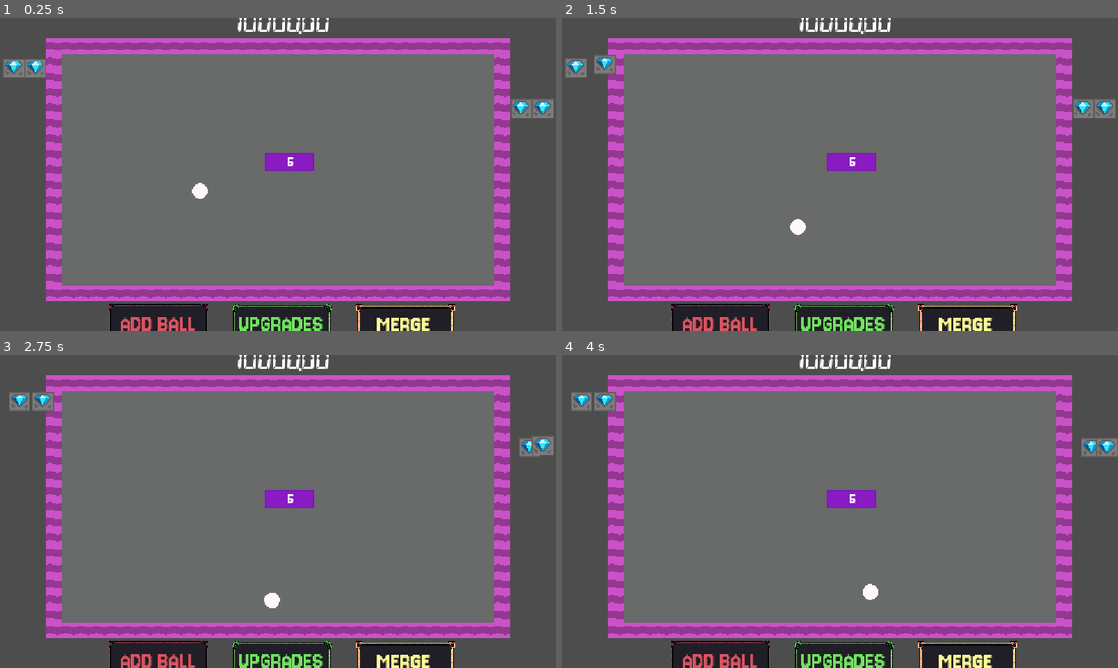
Above: before the commit, frames 1-4 (two rows, left to right).
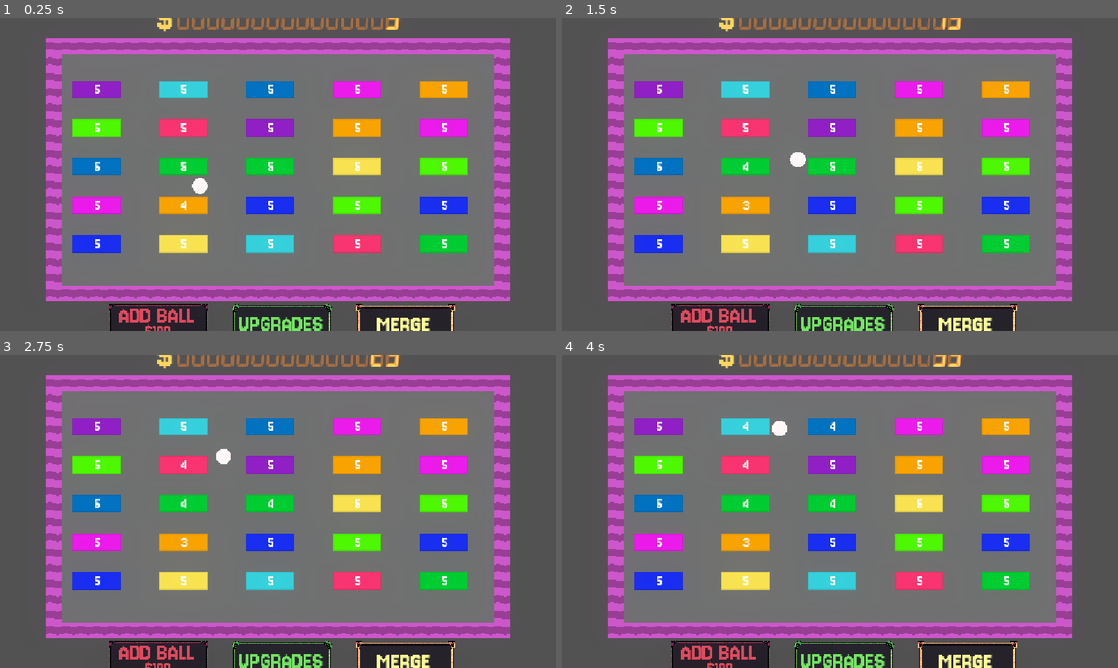
Above: after the commit, the same moments.

Repository: LeviathanGamez/Ouroborb
Game: Godot game, scene res://scenes/Game.tscn
The game is run twice, just before and just after one commit, with the same random seed, the same clock (stepped at 60 frames per second) and the same inputs.
Inputs (mouse positions are in pixels of both pictures, inside the frame that each line leads up to):
- Up to frame 1 (0.25 s): no input
- Up to frame 2 (1.5 s): tap Enter at 0.5 s; move the mouse to (595, 68) at 0.52 s; hold Right 0.53-1.28 s; click (595, 68) at 0.6 s; move the mouse to (578, 68) at 1.27 s; hold Down from 1.28 s (still down); tap Alt at 1.35 s; click (578, 68) at 1.42 s
- Up to frame 3 (2.75 s): move the mouse to (522, 445) at 2.02 s; release Down at 2.03 s; hold Right from 2.03 s (still down); tap Shift at 2.1 s; click (522, 445) at 2.17 s
- Up to frame 4 (4 s): move the mouse to (1106, 445) at 2.77 s; release Right at 2.78 s; hold Up 2.78-3.53 s; click (1106, 445) at 2.85 s; move the mouse to (1006, 558) at 3.52 s; hold Left from 3.53 s (still down); tap Alt at 3.6 s

The runs differ from the first frame. In frame 1, 15% of the frame differs, in the area x 0-100%, y 0-100%; in frame 2, 15%; in frame 3, 15%; in frame 4, 15%.

Commit message:
Added Money counting, block spawning
Added money counting when hitting blocks, block spawning over time and becoming stronger, edited global game manager and changed code structure.

Diff:
--- a/new-game-project/project.godot
+++ b/new-game-project/project.godot
@@ -15,6 +15,10 @@
 config/features=PackedStringArray("4.6", "Forward Plus")
 config/icon="res://assets/sprites/icon.svg"
 
+[autoload]
+
+GlobalGameManager="*uid://cio0fb4lvwrvn"
+
 [display]
 
 window/size/mode=3
@@ -24,6 +28,10 @@
 [editor_plugins]
 
 enabled=PackedStringArray("res://addons/godot_super-wakatime/plugin.cfg")
+
+[global_group]
+
+Colliders=""
 
 [input]
 
--- a/new-game-project/scenes/Game.tscn
+++ b/new-game-project/scenes/Game.tscn
@@ -1653,6 +1653,14 @@
 sources/3 = SubResource("TileSetAtlasSource_2rd6h")
 sources/4 = SubResource("TileSetAtlasSource_7ua8r")
 
+[sub_resource type="Environment" id="Environment_2rd6h"]
+background_mode = 3
+glow_enabled = true
+glow_levels/1 = 1.0
+glow_levels/2 = 0.6
+glow_intensity = 0.6
+glow_bloom = 0.2
+
 [node name="Game" type="Node2D" unique_id=1228916069]
 
 [node name="GameManager" type="Node" parent="." unique_id=1867276768]
@@ -1679,19 +1687,19 @@
 position = Vector2(399, 343)
 
 [node name="Diamond" parent="." unique_id=389597781 instance=ExtResource("4_78awf")]
-position = Vector2(74, 104)
+position = Vector2(136, -108)
 
 [node name="Diamond2" parent="." unique_id=580665576 instance=ExtResource("4_78awf")]
-position = Vector2(29, 104)
+position = Vector2(51, -102)
 
 [node name="Diamond3" parent="." unique_id=1915135710 instance=ExtResource("4_78awf")]
-position = Vector2(1080, 188)
+position = Vector2(-50, -106)
 
 [node name="Diamond4" parent="." unique_id=480345026 instance=ExtResource("4_78awf")]
-position = Vector2(1125, 188)
+position = Vector2(-5, -106)
 
 [node name="Background" parent="." unique_id=157265212 instance=ExtResource("5_s0nni")]
-position = Vector2(1613, 61)
+position = Vector2(1381, -3)
 
 [node name="Buttons" type="Node" parent="." unique_id=100162608]
 
@@ -1721,22 +1729,66 @@
 text = "MERGE"
 
 [node name="Add Ball" type="Label" parent="Buttons" unique_id=1196112557]
-offset_left = 250.0
-offset_top = 605.0
-offset_right = 425.0
-offset_bottom = 661.0
-theme_override_colors/font_color = Color(0.8627451, 0.32941177, 0.38431373, 1)
+offset_left = 246.0
+offset_top = 588.0
+offset_right = 421.0
+offset_bottom = 646.0
+theme_override_colors/font_color = Color(0.8636066, 0.28491607, 0.3585585, 1)
 theme_override_fonts/font = ExtResource("11_3xj3m")
-theme_override_font_sizes/font_size = 52
+theme_override_font_sizes/font_size = 53
 text = "ADD BALL"
 
+[node name="Price" type="Label" parent="Buttons/Add Ball" unique_id=1576622067]
+layout_mode = 0
+offset_left = -18.0
+offset_top = 39.0
+offset_right = 181.0
+offset_bottom = 97.0
+theme_override_colors/font_color = Color(0.8636066, 0.28491607, 0.3585585, 1)
+theme_override_fonts/font = ExtResource("11_3xj3m")
+theme_override_font_sizes/font_size = 39
+text = "$10000000"
+horizontal_alignment = 1
+
 [node name="Counter" type="Node" parent="." unique_id=1817167953]
 
 [node name="Label" type="Label" parent="Counter" unique_id=1344619377]
-offset_left = 472.0
-offset_top = -24.0
-offset_right = 682.0
-offset_bottom = 42.0
+offset_left = 346.0
+offset_top = -32.0
+offset_right = 827.0
+offset_bottom = 37.0
+theme_override_colors/font_color = Color(1, 0.83137256, 0.3529412, 1)
+theme_override_colors/font_shadow_color = Color(1, 0.5411765, 0.16470589, 0.8)
+theme_override_constants/shadow_offset_x = 0
+theme_override_constants/shadow_offset_y = 0
+theme_override_constants/shadow_outline_size = 6
 theme_override_fonts/font = ExtResource("12_mcffj")
-theme_override_font_sizes/font_size = 64
-text = "10000.00"
+theme_override_font_sizes/font_size = 66
+text = "0"
+horizontal_alignment = 2
+
+[node name="Label2" type="Label" parent="Counter" unique_id=590759194]
+modulate = Color(1, 1, 1, 0.46666667)
+z_index = -1
+offset_left = 363.0
+offset_top = -32.0
+offset_right = 827.0
+offset_bottom = 49.0
+theme_override_colors/font_color = Color(1, 0.5411765, 0.16470589, 1)
+theme_override_fonts/font = ExtResource("12_mcffj")
+theme_override_font_sizes/font_size = 66
+text = "000000000000000"
+horizontal_alignment = 2
+
+[node name="DollarSign" type="Label" parent="Counter" unique_id=102706909]
+offset_left = 325.0
+offset_top = -47.0
+offset_right = 365.0
+offset_bottom = 47.0
+theme_override_colors/font_color = Color(1, 0.83137256, 0.3529412, 1)
+theme_override_fonts/font = ExtResource("11_3xj3m")
+theme_override_font_sizes/font_size = 86
+text = "$"
+
+[node name="WorldEnvironment" type="WorldEnvironment" parent="." unique_id=760016774]
+environment = SubResource("Environment_2rd6h")
--- a/new-game-project/scenes/scroll.gdshader
+++ b/new-game-project/scenes/scroll.gdshader
@@ -1,7 +1,7 @@
 shader_type canvas_item;
 
-uniform float speed_x = 0.03;
-uniform float speed_y = 0.01;
+uniform float speed_x = 0.005;
+uniform float speed_y = 0.003;
 void vertex() {
 	UV.x += TIME * speed_x;
 	UV.y += TIME * speed_y;
--- a/new-game-project/scenes/tile.tscn
+++ b/new-game-project/scenes/tile.tscn
@@ -1,21 +1,19 @@
 [gd_scene format=3 uid="uid://cwxktwalgqn2n"]
 
 [ext_resource type="Texture2D" uid="uid://bsoyrde6avwrh" path="res://assets/sprites/Tile.png" id="1_3dk36"]
+[ext_resource type="Script" uid="uid://mx5wm5i86dp7" path="res://scripts/tile.gd" id="1_jy7pm"]
 [ext_resource type="FontFile" uid="uid://u66y04ig1tku" path="res://assets/fonts/Jersey10-Regular copy.ttf" id="2_ywnoi"]
 
-[sub_resource type="RectangleShape2D" id="RectangleShape2D_ywnoi"]
+[sub_resource type="PhysicsMaterial" id="PhysicsMaterial_ywnoi"]
+
+[sub_resource type="RectangleShape2D" id="RectangleShape2D_jy7pm"]
 size = Vector2(100, 36)
 
-[node name="Tile" type="Node2D" unique_id=157253941]
+[node name="Tile" type="Node2D" unique_id=157253941 groups=["Colliders"]]
+script = ExtResource("1_jy7pm")
 
 [node name="Sprite2D" type="Sprite2D" parent="." unique_id=350431628]
 texture = ExtResource("1_3dk36")
-
-[node name="Area2D" type="Area2D" parent="." unique_id=1624811946]
-
-[node name="CollisionShape2D" type="CollisionShape2D" parent="Area2D" unique_id=1456993930]
-position = Vector2(0, -2)
-shape = SubResource("RectangleShape2D_ywnoi")
 
 [node name="Label" type="Label" parent="." unique_id=1276945300]
 offset_left = -4.0
@@ -25,3 +23,10 @@
 theme_override_fonts/font = ExtResource("2_ywnoi")
 theme_override_font_sizes/font_size = 32
 text = "5"
+
+[node name="StaticBody2D" type="StaticBody2D" parent="." unique_id=1712634179]
+physics_material_override = SubResource("PhysicsMaterial_ywnoi")
+
+[node name="CollisionShape2D" type="CollisionShape2D" parent="StaticBody2D" unique_id=997628684]
+position = Vector2(0, -2)
+shape = SubResource("RectangleShape2D_jy7pm")
--- a/new-game-project/scripts/character_body_2d.gd
+++ b/new-game-project/scripts/character_body_2d.gd
@@ -8,10 +8,22 @@
 func _ready():
 	velocity = Vector2(1,1)
 
+func damage(collided):
+	collided.value -= 1
+	GlobalGameManager.money += 5
+
+
 func _physics_process(delta: float) -> void:
 
 
 	var collision = move_and_collide(velocity)
 	if collision:
 		velocity = velocity.bounce(collision.get_normal())
+
+		var collided = collision.get_collider()
+		var collided_parent = collided.get_parent()
+
+		if collided_parent.is_in_group("Colliders"):
+			damage(collided_parent)
+		animation_player.pitch_scale= randf_range(0.9,1.25)
 		animation_player.play()
--- a/new-game-project/scripts/game_manager.gd
+++ b/new-game-project/scripts/game_manager.gd
@@ -1,14 +1,43 @@
 extends Node
+
+@onready var money_label = $"../Counter/Label"
+@onready var add_ball_price = $"../Buttons/Add Ball/Price"
 
 var tile_scene = preload("res://scenes/tile.tscn")
 var colors = [Color.html("#ff306c"), Color.html("#ffe74c"),Color.html("#48ff00"),
 			Color.html("#00cf2d"), Color.html("#ffa200"),Color.html("#31d4e0"),
-			Color.html("#1629f7"),Color.html("#8e1cc7"),Color.html("#f018f0")]
+			Color.html("#1629f7"),Color.html("#8e1cc7"),Color.html("#f018f0"),
+			Color.html("#006ec2")]
+
+var pickeable = colors.duplicate()
+var loops = 1
 # Called when the node enters the scene tree for the first time.
+# They're 100 x 36px
+
 func _ready() -> void:
-	var tile_a = tile_scene.instantiate()
-	tile_a.position = Vector2(600,300)
-	add_child(tile_a)
+	spawn_blocks(loops)
+	loops+=1
 
-	var sprite = tile_a.get_node("Sprite2D")
-	sprite.modulate = colors.pick_random()
+func _process(delta):
+	set_money_prices()
+	if get_tree().get_nodes_in_group("Colliders").size()==0:
+		spawn_blocks(loops)
+		loops+=1
+
+func set_money_prices():
+	money_label.text = str(GlobalGameManager.money)
+	add_ball_price.text = "$"+ str(GlobalGameManager.ball_price)
+func spawn_blocks(current_loop):
+	for i in range(0,5):
+		for j in range(0,5):
+			var tile_a = tile_scene.instantiate()
+			tile_a.position = Vector2(200+180*i,150+80*j)
+			add_child(tile_a)
+			tile_a.value = tile_a.value * current_loop
+			var sprite = tile_a.get_node("Sprite2D")
+			var selected_color = pickeable.pick_random()
+			sprite.modulate = selected_color
+			pickeable.erase(selected_color)
+
+			if pickeable.size() == 0:
+				pickeable = colors.duplicate()
--- /dev/null
+++ b/new-game-project/scripts/global_game_manager.gd
@@ -0,0 +1,11 @@
+extends Node
+
+
+
+var money = 0
+var ball_price = 100
+func _ready() -> void:
+	pass
+
+func _process(delta):
+	pass
--- /dev/null
+++ b/new-game-project/scripts/tile.gd
@@ -0,0 +1,15 @@
+extends Node2D
+
+@export var value = 5
+
+@onready var label = $Label
+# Called when the node enters the scene tree for the first time.
+func _ready() -> void:
+	add_to_group("Colliders")
+
+
+# Called every frame. 'delta' is the elapsed time since the previous frame.
+func _process(delta: float) -> void:
+	label.text = str(value)
+	if value <= 0:
+		queue_free()
Not shown, added: new-game-project/scripts/global_game_manager.gd.uid
Not shown, added: new-game-project/scripts/tile.gd.uid
